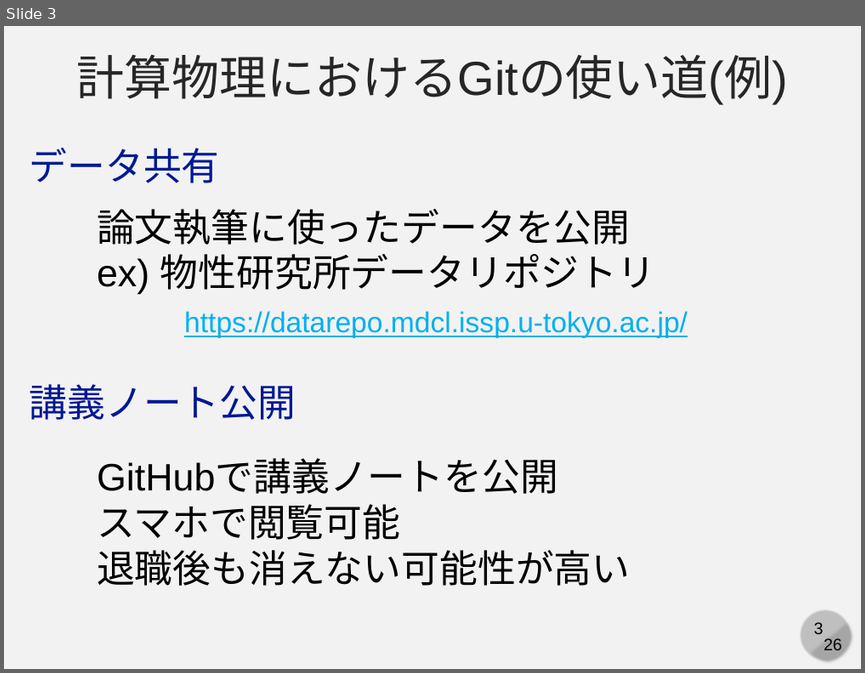
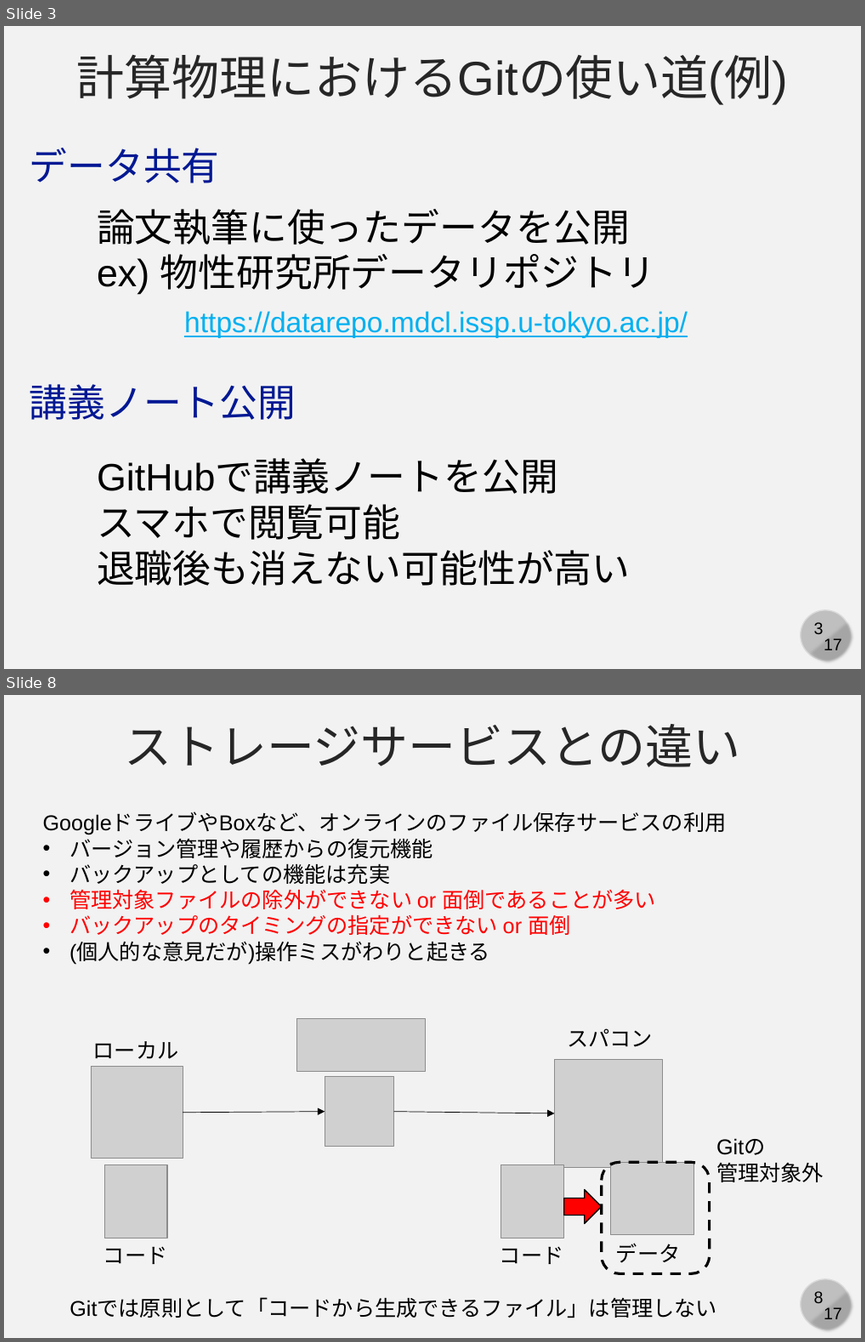
Before and after one commit to cpss2026-git/cpss2026-git.github.io, a slide deck: 01-lecture-git-basic/slides/01-c-compphys.pptx. Shown one above the other, each under a label of ours: slide 3 before the commit, slides 3 and 8 after it; the slides between them are not shown. The pictures are 865x673 and 865x1342 pixels, drawn with LibreOffice and Linux fonts; fonts in the diff are those of the drawing; grey boxes stand for pictures. Boxes give left, top, right and bottom in pixels: in the first picture for what was removed or moved away, otherwise in the second. Text is boxed around its words. In the diff, an @@ line names an element or a change of style, - is before the commit and + after.

```diff
--- a/01-lecture-git-basic/slides/01-c-compphys.pptx
+++ b/01-lecture-git-basic/slides/01-c-compphys.pptx
@@ slide 8 added at [4,695,861,1338], background #F2F2F2; not listed: 4 template elements that a slide beside it also shows @@
@@ text added at [124,724,741,767], 40 pt, text #262626 @@
+ストレージサービスとの違い
@@ text added at [43,813,726,964], 18 pt, text #000000 @@
+GoogleドライブやBoxなど、オンラインのファイル保存サービスの利用
+• バージョン管理や履歴からの復元機能
+• バックアップとしての機能は充実
+• 管理対象ファイルの除外ができない or 面倒であることが多い
+• バックアップのタイミングの指定ができない or 面倒
+• (個人的な意見だが)操作ミスがわりと起きる
@@ picture added at [297,1018,426,1071] @@
@@ text added at [93,1041,179,1059], 18 pt, text #000000 @@
+ローカル
@@ text added at [567,1028,653,1047], 18 pt, text #000000 @@
+スパコン
@@ picture added at [92,1066,183,1158] @@
@@ picture added at [324,1077,394,1145] @@
@@ picture added at [554,1059,662,1167] @@
@@ arrow added from (183, 1112) to (324, 1111), #000000 0.5 pt @@
@@ arrow added from (394, 1111) to (554, 1113), #000000 0.5 pt @@
@@ text added at [716,1138,823,1182], 18 pt, text #000000 @@
+Gitの
+管理対象外
@@ picture added at [104,1164,167,1237] @@
@@ picture added at [501,1164,563,1237] @@
@@ rounded rectangle added at [602,1162,710,1273], outline #000000 2.25 pt dashed @@
@@ picture added at [611,1162,694,1235] @@
@@ right arrow added at [564,1190,602,1224], fill #FF0000, outline #000000 1 pt @@
@@ text added at [103,1246,168,1264], 18 pt, text #000000 @@
+コード
@@ text added at [500,1246,564,1264], 18 pt, text #000000 @@
+コード
@@ text added at [616,1242,681,1263], 18 pt, text #000000 @@
+データ
@@ text added at [69,1298,717,1318], 18 pt, text #000000 @@
+Gitでは原則として「コードから生成できるファイル」は管理しない
@@ slide 3 changed as well @@
@@ text at [823,638,842,650]: text changed @@
-26
+17
```
Also in this commit, not shown: 4 other slides changed, 11 other slides added.
